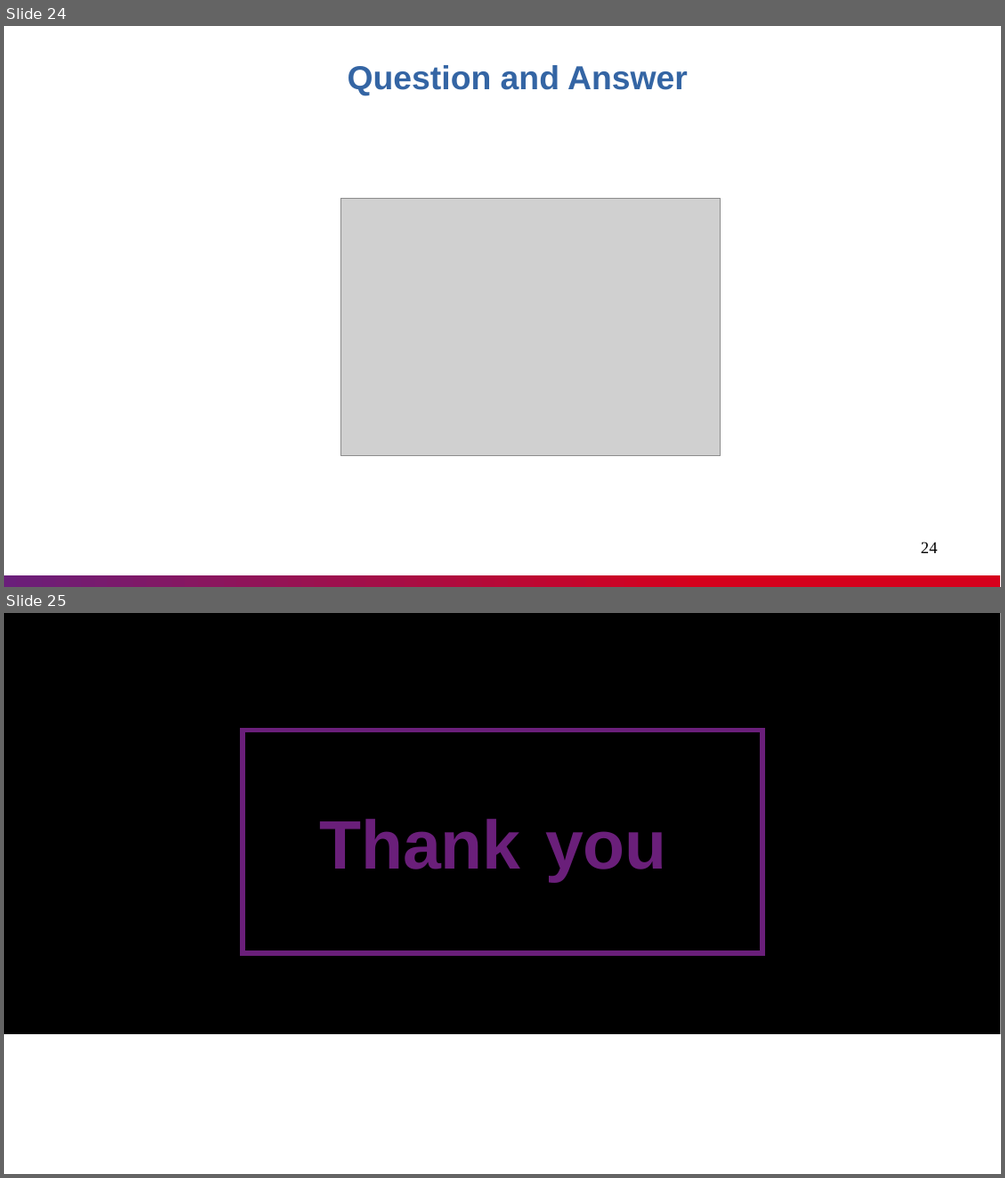
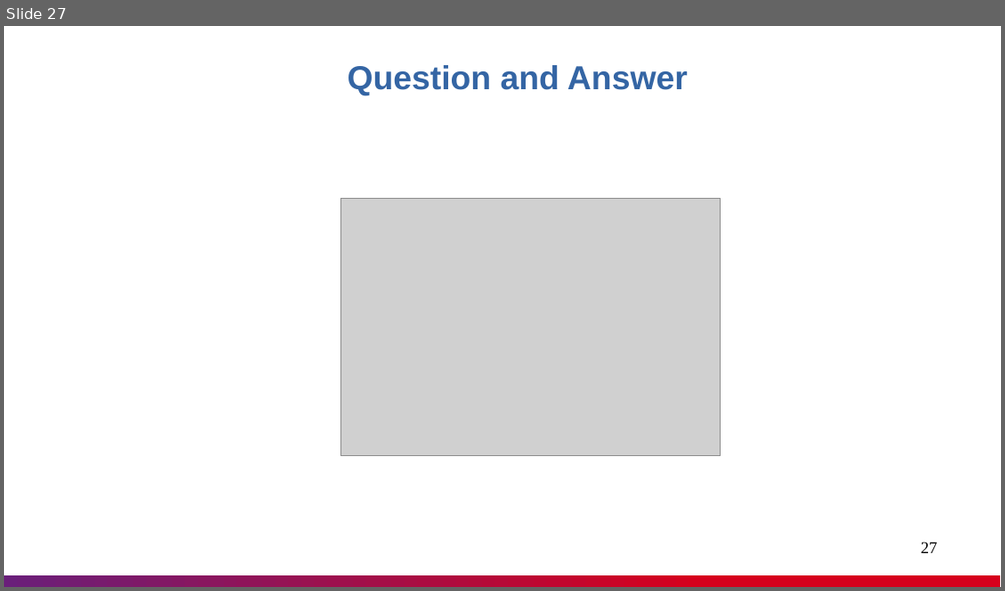
Before and after one commit to nashtech-garage/kubernetes, a slide deck: documents/K8s_Knowledge_Sharing.pptx. Shown one above the other, each under a label of ours: slides 24 and 25 before the commit, slide 27 after it. The pictures are 1005x1178 and 1005x591 pixels, drawn with LibreOffice and Linux fonts; fonts in the diff are those of the drawing; grey boxes stand for pictures; background and template pictures are left out. Boxes give left, top, right and bottom in pixels: in the first picture for what was removed or moved away, otherwise in the second. Text is boxed around its words. In the diff, an @@ line names an element or a change of style, - is before the commit and + after.

```diff
--- a/documents/K8s_Knowledge_Sharing.pptx
+++ b/documents/K8s_Knowledge_Sharing.pptx
@@ slide 25 removed at <box>4,613,1001,1174</box>, background #FFFFFF @@
@@ rectangle removed at <box>4,613,1001,1034</box> @@
@@ rectangle removed at <box>243,730,762,953</box> @@
@@ text removed at <box>319,819,667,882</box> @@
-Thank you
@@ what was slide 24 is now slide 27 @@
@@ page number at <box>921,541,938,553</box>: text changed @@
-24
+27
```
Also in this commit, not shown: 1 slide changed, 4 slides added.
